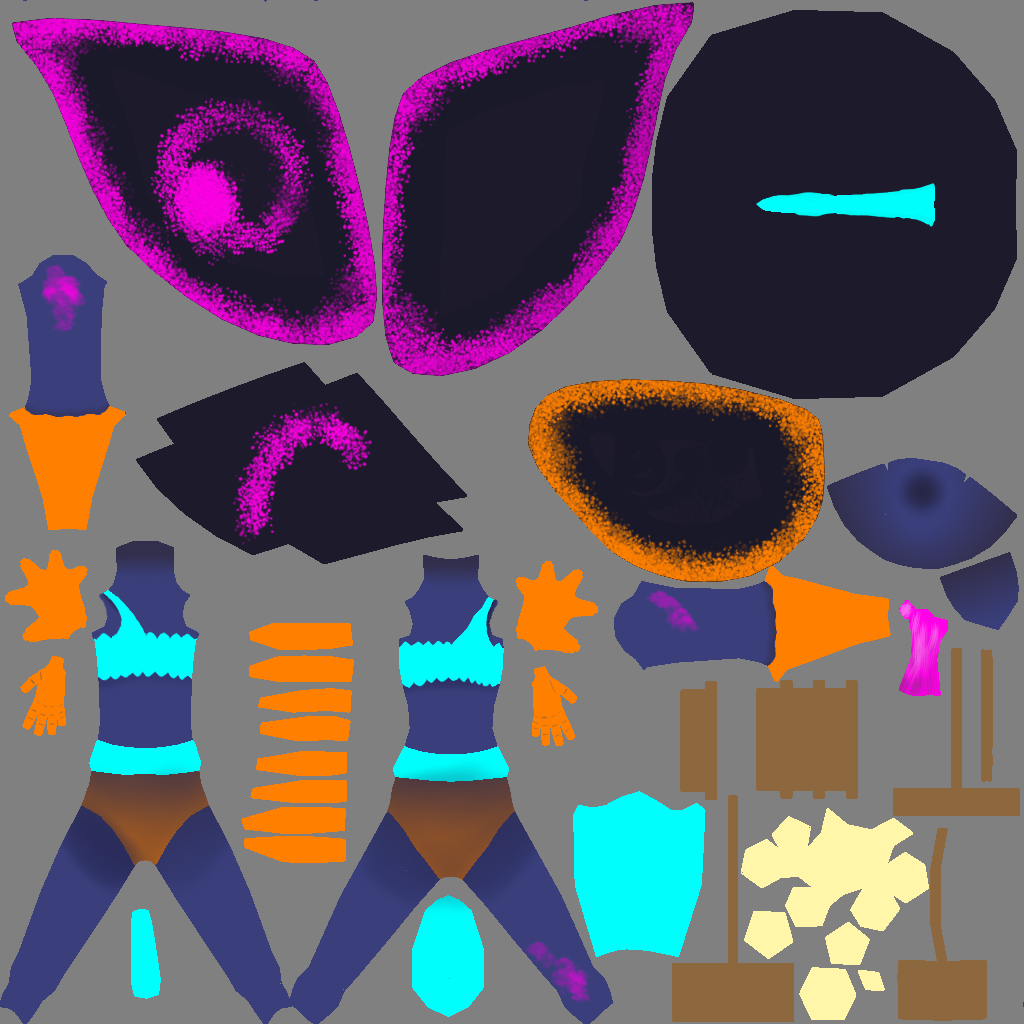
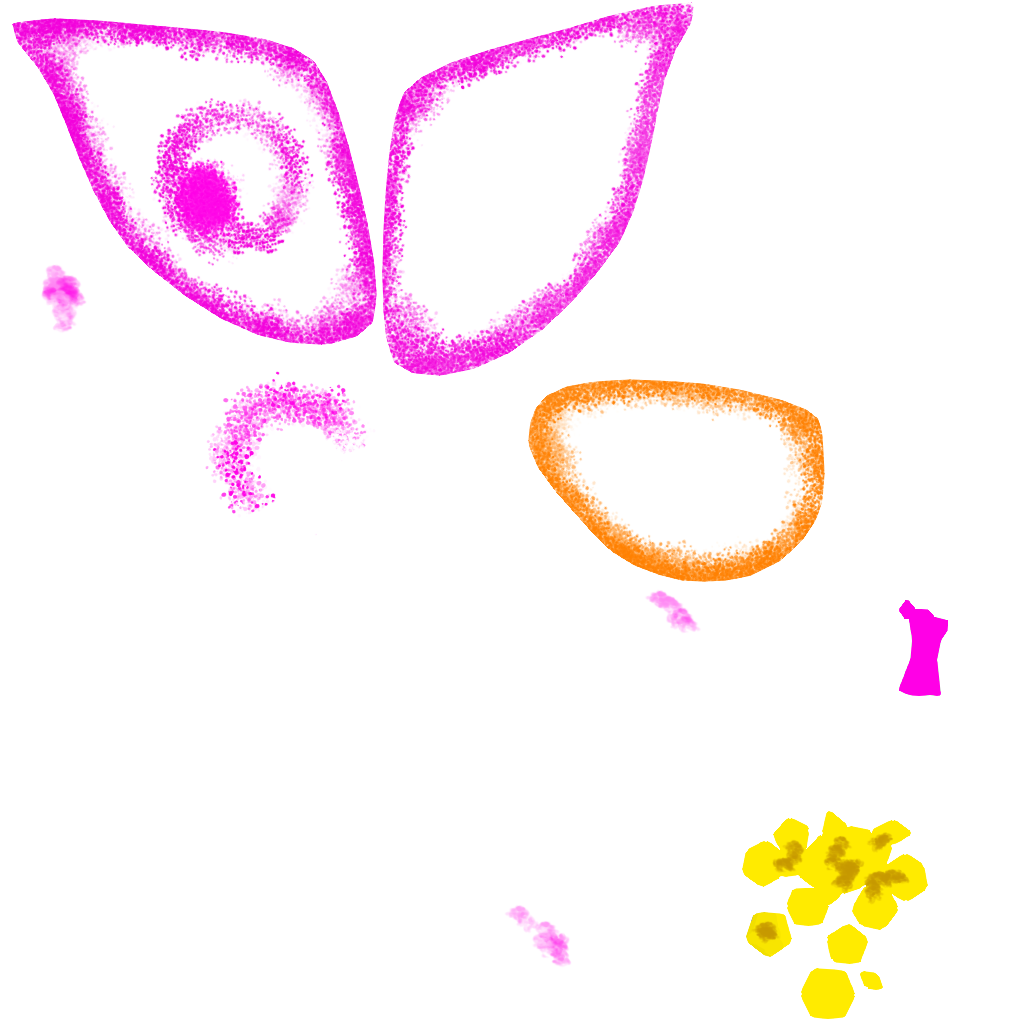
Revision of a layered w=1024, h=1024 image; what changed, layer by layer:
added group "Emissive" with 5 layers above "Roughness" over (0, 0, 960, 1024)
added layer "MoxelAtlas.png" (1st of 3, in "Emissive") in group "Emissive" over (896, 576, 960, 704)
added layer "Detalhes" (1st of 4, in "Emissive") in group "Emissive" over (0, 192, 704, 1024)
added layer "AsaMoxel" (1st of 2, in "Emissive") in group "Emissive" over (0, 0, 832, 640)
added layer "Detalhes" (2nd of 4, in "Emissive") in group "Emissive" over (704, 768, 960, 1024)
added layer "MoxelAtlas.png" (2nd of 3, in "Emissive") in group "Emissive" over (704, 768, 960, 1024)
moved "Asa Olho" into group "Cores", painted on it over (256, 384, 384, 512)
"Sombras": opacity 100% → 61%, blend normal → multiply, moved it into group "Cores", painted on it over (0, 0, 1024, 1024)
moved "AsaMoxel" (2nd of 2, in "Cores") into group "Cores", painted on it over (0, 0, 832, 640)
moved "Detalhes" (4th of 4, in "Cores") into group "Cores", painted on it over (0, 0, 1024, 1024)
moved "MoxelAtlas.png" (3rd of 3, in "Cores") into group "Cores", painted on it, masked it over (0, 0, 1024, 1024)
